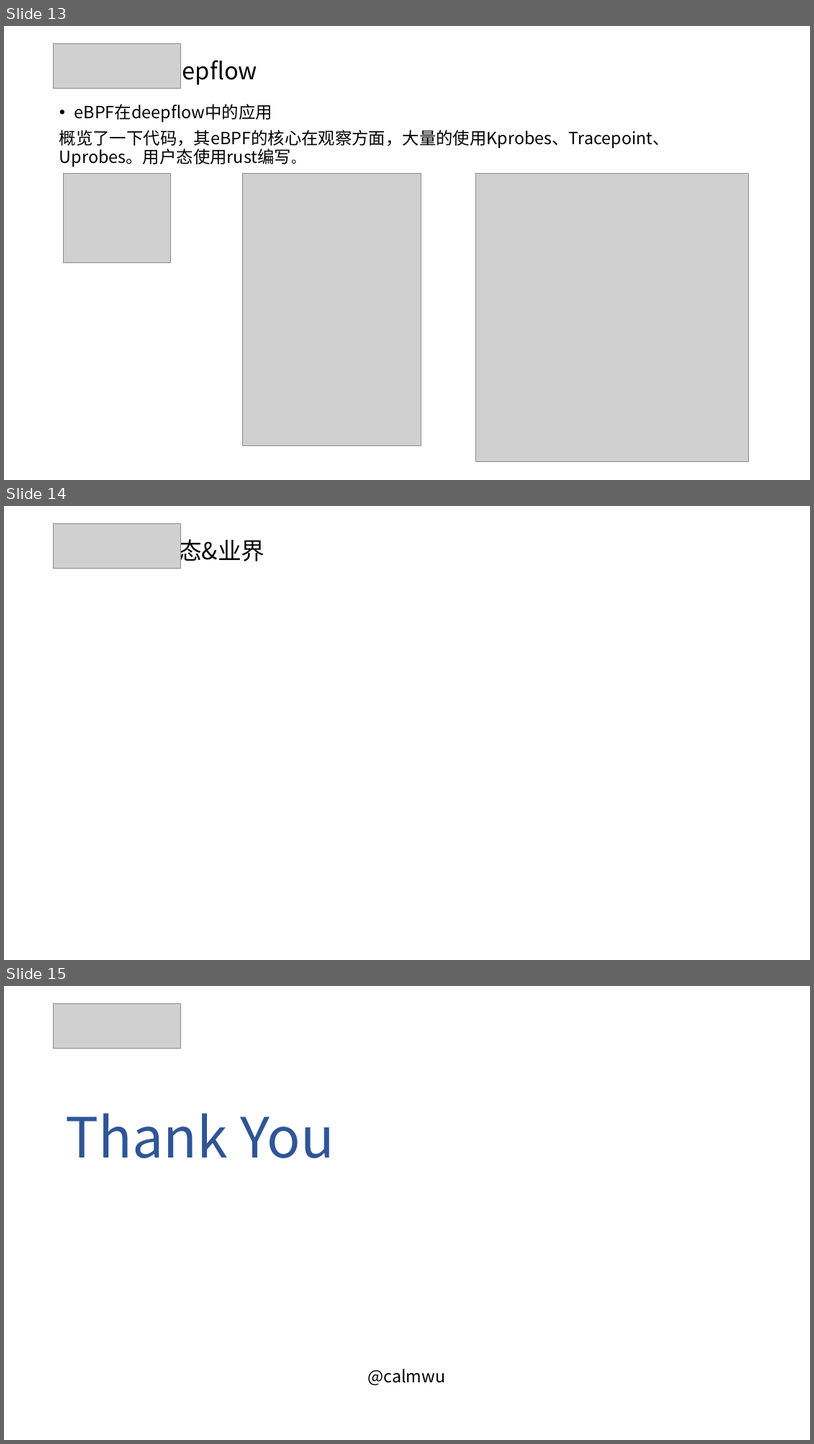
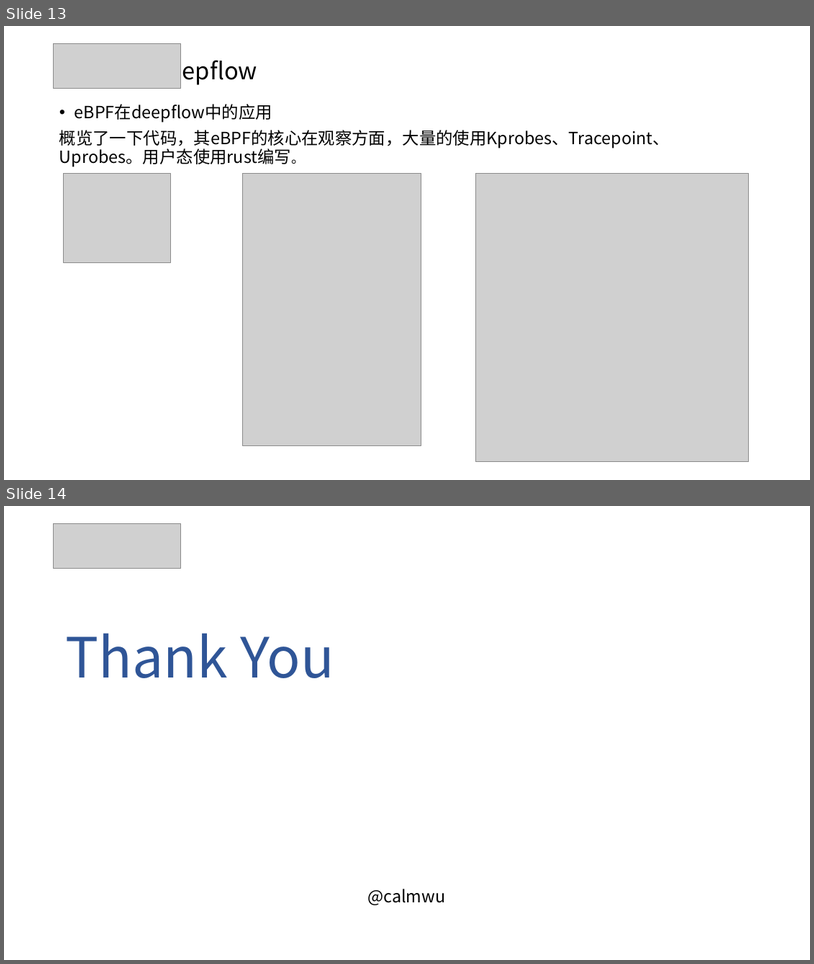
Before and after one commit to luxingwen/x-monitor, a slide deck: doc/ebpf技术探索、实践.pptx. Shown one above the other, each under a label of ours: slides 13, 14 and 15 before the commit, slides 13 and 14 after it. The pictures are 814x1444 and 814x964 pixels, drawn with LibreOffice and Linux fonts; fonts in the diff are those of the drawing; grey boxes stand for pictures. Boxes give left, top, right and bottom in pixels: in the first picture for what was removed or moved away, otherwise in the second. Text is boxed around its words. In the diff, an @@ line names an element or a change of style, - is before the commit and + after.

```diff
--- a/doc/ebpf技术探索、实践.pptx
+++ b/doc/ebpf技术探索、实践.pptx
@@ slide 14 removed at bbox=[4, 506, 810, 960], background #FFFFFF @@
@@ picture removed at bbox=[54, 523, 181, 569] @@
@@ title removed at bbox=[155, 536, 265, 566] @@
-生态&业界
@@ what was slide 15 is now slide 14 @@
```
Also in this commit, not shown: 1 other file.
